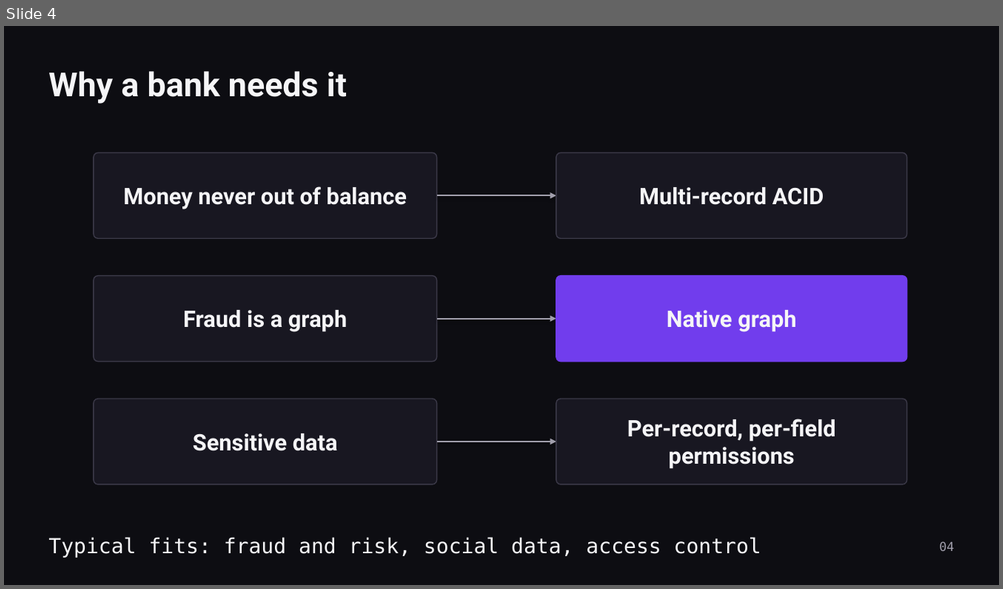
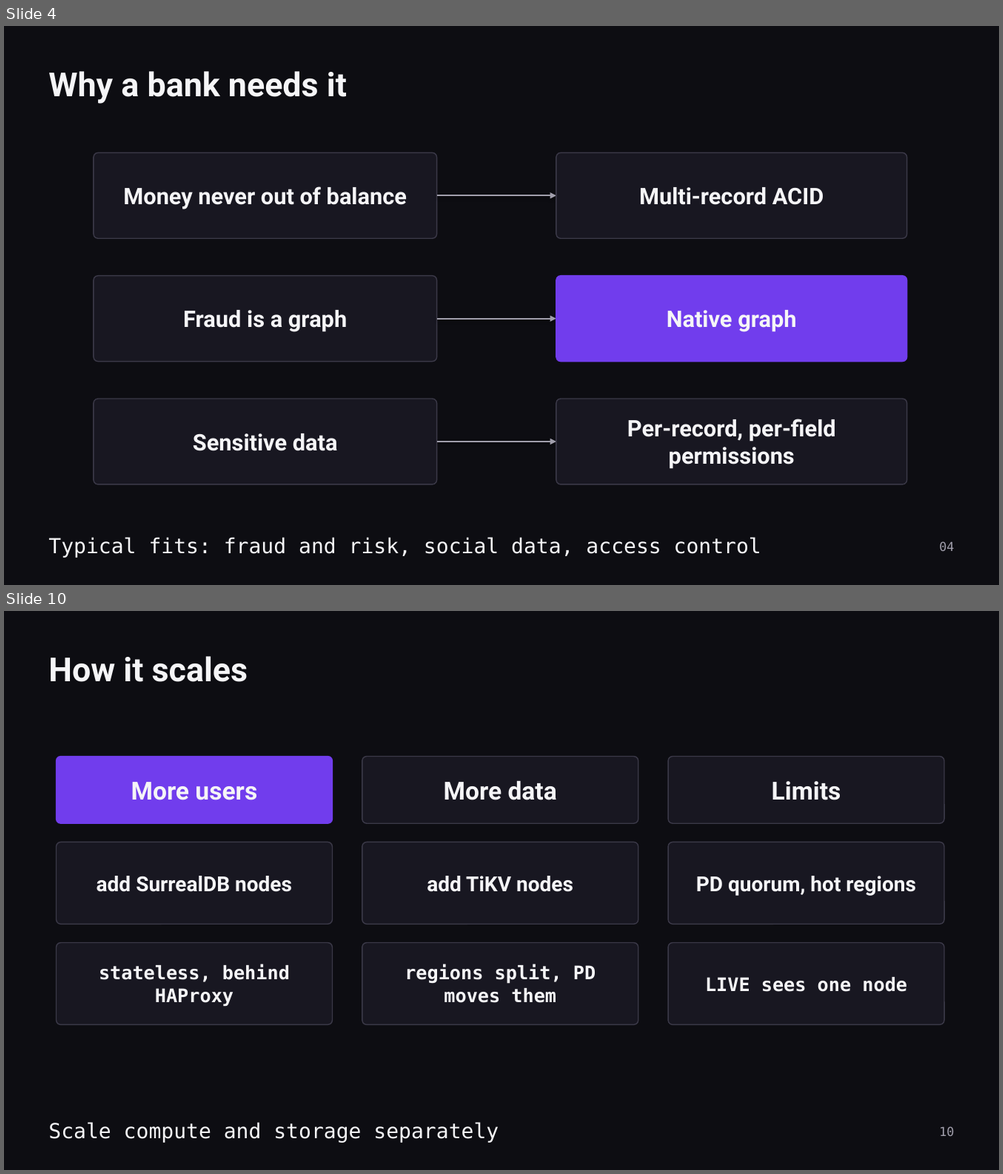
Before and after one commit to Dominican-Express/dominican-ios, a slide deck: presentation/dominican-express.pptx. Shown one above the other, each under a label of ours: slide 4 before the commit, slides 4 and 10 after it; the slides between them are not shown. The pictures are 1003x589 and 1003x1174 pixels, drawn with LibreOffice and Linux fonts; fonts in the diff are those of the drawing. Boxes give left, top, right and bottom in pixels: in the first picture for what was removed or moved away, otherwise in the second. Text is boxed around its words. In the diff, an @@ line names an element or a change of style, - is before the commit and + after.

```diff
--- a/presentation/dominican-express.pptx
+++ b/presentation/dominican-express.pptx
@@ slide 10 added at (4, 611, 999, 1170), background #0D0D12 @@
@@ text added at (48, 656, 248, 682), 32 pt, text #F5F5F7, bold @@
+How it scales
@@ rounded rectangle added at (57, 757, 333, 823), fill #713DED, outline #713DED 1 pt, 24 pt, text #F5F5F7, bold @@
+More users
@@ rounded rectangle added at (362, 757, 638, 823), fill #181721, outline #3B3948 1 pt, 24 pt, text #F5F5F7, bold @@
+More data
@@ rounded rectangle added at (668, 757, 944, 823), fill #181721, outline #3B3948 1 pt, 24 pt, text #F5F5F7, bold @@
+Limits
@@ rounded rectangle added at (57, 843, 333, 924), fill #181721, outline #3B3948 1 pt, 20 pt, text #F5F5F7, bold @@
+add SurrealDB nodes
@@ rounded rectangle added at (362, 843, 638, 924), fill #181721, outline #3B3948 1 pt, 20 pt, text #F5F5F7, bold @@
+add TiKV nodes
@@ rounded rectangle added at (668, 843, 944, 924), fill #181721, outline #3B3948 1 pt, 20 pt, text #F5F5F7, bold @@
+PD quorum, hot regions
@@ rounded rectangle added at (57, 943, 333, 1025), fill #181721, outline #3B3948 1 pt, 18 pt, text #F5F5F7, bold @@
+stateless, behind HAProxy
@@ rounded rectangle added at (362, 943, 638, 1025), fill #181721, outline #3B3948 1 pt, 18 pt, text #F5F5F7, bold @@
+regions split, PD moves them
@@ rounded rectangle added at (668, 943, 944, 1025), fill #181721, outline #3B3948 1 pt, 18 pt, text #F5F5F7, bold @@
+LIVE sees one node
@@ text added at (48, 1122, 498, 1143), 20 pt, text #F5F5F7 @@
+Scale compute and storage separately
@@ text added at (939, 1127, 953, 1136), 12 pt, text #A19FAC @@
+10
```
Also in this commit, not shown: 8 slides changed, 2 other slides added, 3 slides removed, 2 other files.
